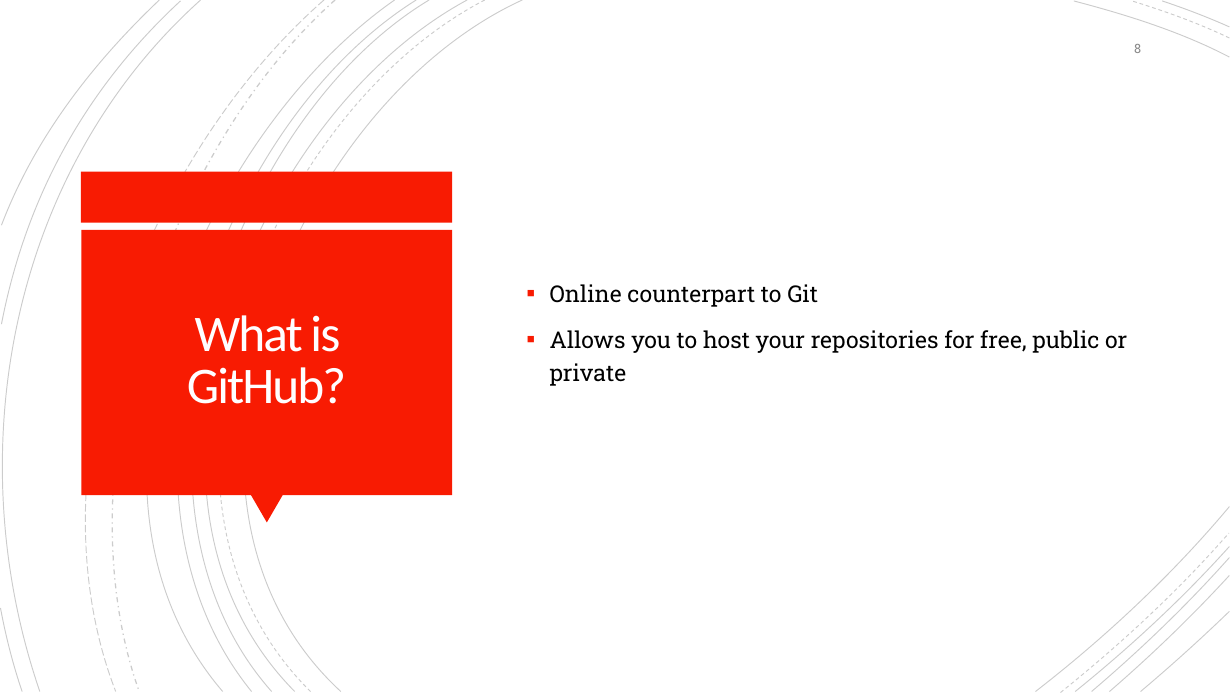
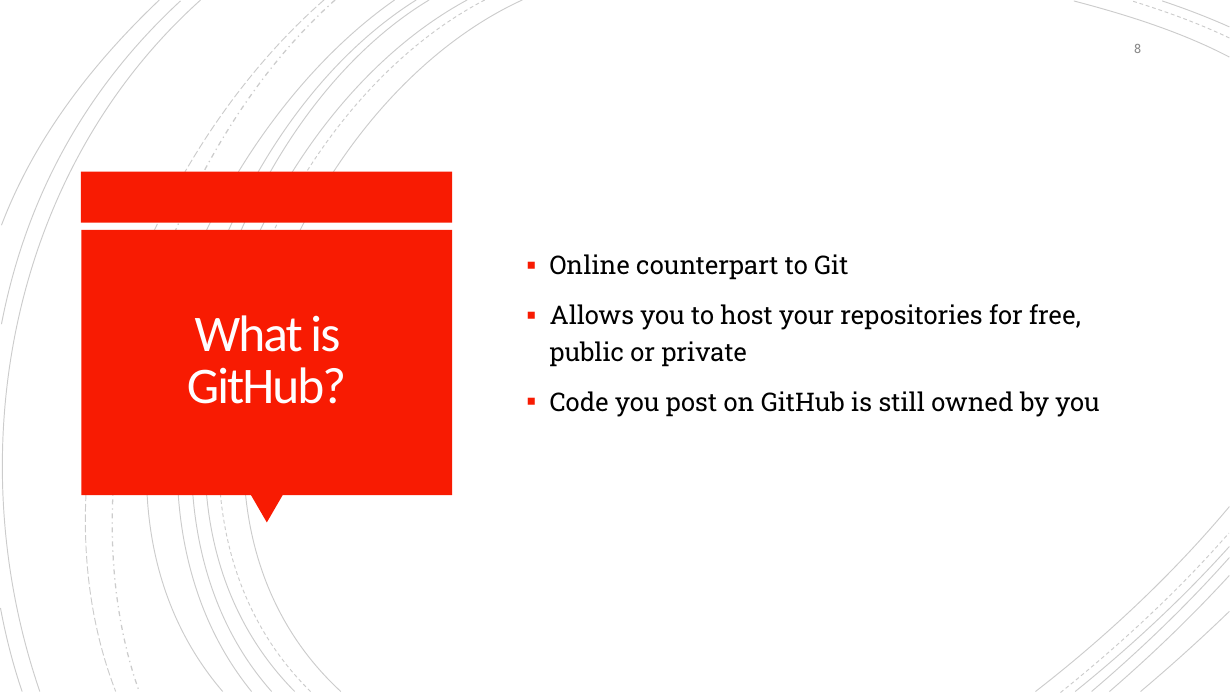
Before and after one commit to NeuroShepherd/R_Coding_Presentations, a slide deck: slide 8 of RStudio, Git, and Github/RStudio_Git_Github.pptx. Drawn at 1232x693 pixels with LibreOffice and Linux fonts; fonts in the diff are those of the drawing. Boxes give left, top, right and bottom in pixels: in the first picture for what was removed or moved away, otherwise in the second. Text is boxed around its words. In the diff, an @@ line names an element or a change of style, - is before the commit and + after.

```diff
--- a/RStudio, Git, and Github/RStudio_Git_Github.pptx
+++ b/RStudio, Git, and Github/RStudio_Git_Github.pptx
@@ text at [550,254,1081,367]: size 18 to 20 pt in "Online counterpart to Git", "Allows you to host your repositories for ..." @@
@@ text at [550,391,1099,417]: paragraph added @@
+▪ Code you post on GitHub is still owned by you
```
Also in this commit, not shown: 7 other slides changed, 4 slides added, 3 other files.
